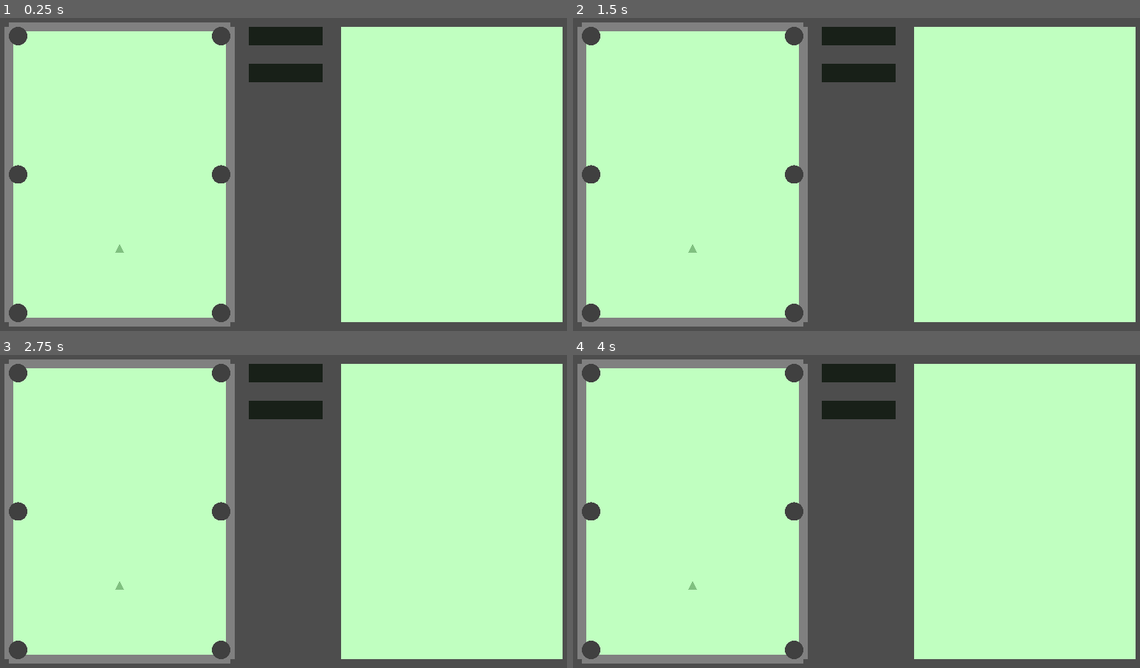
Above: before the commit, frames 1-4 (two rows, left to right).
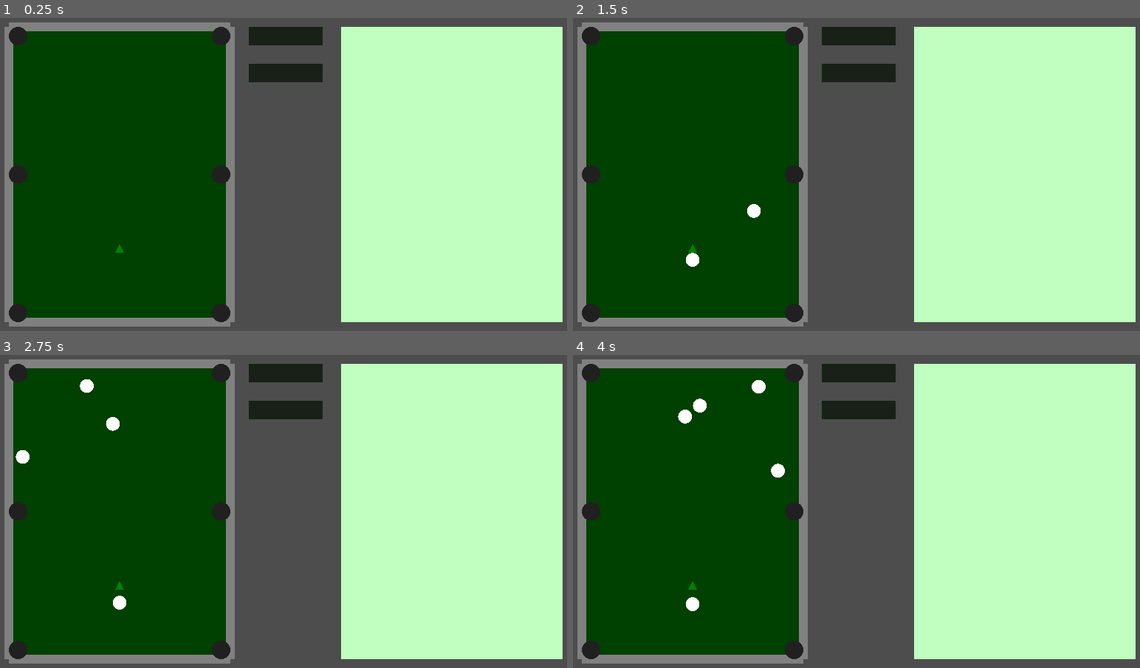
Above: after the commit, the same moments.

Repository: kamikoloss/gamball
Game: Godot game, scene res://scenes/main.tscn
The game is run twice, just before and just after one commit, with the same random seed, the same clock (stepped at 60 frames per second) and the same inputs.
Inputs:
- Up to frame 1 (0.25 s): no input
- Up to frame 2 (1.5 s): tap Enter at 0.5, 0.6 s; tap Space at 0.77, 0.8, 1.07, 1.35 s
- Up to frame 3 (2.75 s): tap Space at 1.52, 1.82, 2.3 s; tap Enter at 1.55, 2.1 s
- Up to frame 4 (4 s): tap Enter at 2.85 s; tap Space at 3.02, 3.32, 3.6, 3.77 s

The runs differ from the first frame. In frame 1, 35% of the frame differs, in the area x 1-41%, y 2-98%; in frame 2, 35%; in frame 3, 35%; in frame 4, 35%.

Commit message:
ball, pocket シーンを作成した

Diff:
--- /dev/null
+++ b/scenes/ball.tscn
@@ -0,0 +1,30 @@
+[gd_scene load_steps=4 format=3 uid="uid://0yg37qutkxad"]
+
+[ext_resource type="Texture2D" uid="uid://68w2c4eh23er" path="res://images/base_circle.png" id="1_8km44"]
+
+[sub_resource type="PhysicsMaterial" id="PhysicsMaterial_nh6hv"]
+bounce = 0.8
+
+[sub_resource type="CircleShape2D" id="CircleShape2D_rn34c"]
+radius = 15.0
+
+[node name="Ball" type="RigidBody2D"]
+physics_material_override = SubResource("PhysicsMaterial_nh6hv")
+
+[node name="TextureRect" type="TextureRect" parent="."]
+anchors_preset = 8
+anchor_left = 0.5
+anchor_top = 0.5
+anchor_right = 0.5
+anchor_bottom = 0.5
+offset_left = -15.0
+offset_top = -15.0
+offset_right = 15.0
+offset_bottom = 15.0
+grow_horizontal = 2
+grow_vertical = 2
+texture = ExtResource("1_8km44")
+expand_mode = 1
+
+[node name="CollisionShape2D" type="CollisionShape2D" parent="."]
+shape = SubResource("CircleShape2D_rn34c")
--- a/scenes/main.tscn
+++ b/scenes/main.tscn
@@ -1,24 +1,47 @@
-[gd_scene load_steps=6 format=3 uid="uid://l2y3sq1ikgmx"]
-
+[gd_scene load_steps=9 format=3 uid="uid://l2y3sq1ikgmx"]
+
+[ext_resource type="Script" path="res://scripts/main.gd" id="1_h2e4g"]
 [ext_resource type="Texture2D" uid="uid://cuhvjunofueei" path="res://images/base_square.png" id="1_jd8wc"]
+[ext_resource type="Script" path="res://scripts/billiards.gd" id="2_5y3bg"]
 [ext_resource type="Texture2D" uid="uid://dt3h4qyqg6tp6" path="res://images/base_triangle.png" id="2_k3p6f"]
-[ext_resource type="Texture2D" uid="uid://68w2c4eh23er" path="res://images/base_circle.png" id="2_svx0d"]
+[ext_resource type="PackedScene" uid="uid://0yg37qutkxad" path="res://scenes/ball.tscn" id="4_ldgjm"]
+[ext_resource type="PackedScene" uid="uid://d0im3e50587p1" path="res://scenes/pocket.tscn" id="6_wvfqf"]
+
+[sub_resource type="RectangleShape2D" id="RectangleShape2D_uhuas"]
 
 [sub_resource type="RectangleShape2D" id="RectangleShape2D_fi0lo"]
 
-[sub_resource type="CircleShape2D" id="CircleShape2D_i0j7q"]
-
 [node name="Main" type="Node"]
-
-[node name="Billiards" type="Node2D" parent="."]
-
-[node name="TextureRect" type="TextureRect" parent="Billiards"]
-self_modulate = Color(0.752941, 1, 0.752941, 1)
-offset_left = 40.0
-offset_top = 40.0
-offset_right = 520.0
-offset_bottom = 680.0
-texture = ExtResource("1_jd8wc")
+script = ExtResource("1_h2e4g")
+
+[node name="Billiards" type="Node2D" parent="." node_paths=PackedStringArray("_start_point", "_balls")]
+script = ExtResource("2_5y3bg")
+_ball_scene = ExtResource("4_ldgjm")
+_start_point = NodePath("Points/StartPoint")
+_balls = NodePath("Balls")
+
+[node name="Board" type="Area2D" parent="Billiards"]
+position = Vector2(280, 360)
+scale = Vector2(24, 32)
+priority = 10
+gravity_space_override = 3
+gravity_point_center = Vector2(0, 0)
+gravity_direction = Vector2(0, 0)
+gravity = 0.0
+linear_damp_space_override = 3
+linear_damp = 1.0
+
+[node name="TextureRect" type="TextureRect" parent="Billiards/Board"]
+self_modulate = Color(0, 0.25098, 0, 1)
+offset_left = -10.0
+offset_top = -10.0
+offset_right = 10.0
+offset_bottom = 10.0
+texture = ExtResource("1_jd8wc")
+expand_mode = 1
+
+[node name="CollisionShape2D" type="CollisionShape2D" parent="Billiards/Board"]
+shape = SubResource("RectangleShape2D_uhuas")
 
 [node name="Points" type="Node2D" parent="Billiards"]
 
@@ -26,7 +49,7 @@
 position = Vector2(280, 520)
 
 [node name="TextureRect" type="TextureRect" parent="Billiards/Points/StartPoint"]
-self_modulate = Color(0.501961, 0.752941, 0.501961, 1)
+self_modulate = Color(0, 0.501961, 0, 1)
 anchors_preset = 8
 anchor_left = 0.5
 anchor_top = 0.5
@@ -42,13 +65,13 @@
 expand_mode = 1
 
 [node name="Walls" type="Node2D" parent="Billiards"]
+modulate = Color(0.501961, 0.501961, 0.501961, 1)
 
 [node name="Wall" type="StaticBody2D" parent="Billiards/Walls"]
 position = Vector2(280, 40)
 scale = Vector2(24, 1)
 
 [node name="TextureRect" type="TextureRect" parent="Billiards/Walls/Wall"]
-self_modulate = Color(0.501961, 0.501961, 0.501961, 1)
 anchors_preset = 8
 anchor_left = 0.5
 anchor_top = 0.5
@@ -71,7 +94,6 @@
 scale = Vector2(24, 1)
 
 [node name="TextureRect" type="TextureRect" parent="Billiards/Walls/Wall2"]
-self_modulate = Color(0.501961, 0.501961, 0.501961, 1)
 anchors_preset = 8
 anchor_left = 0.5
 anchor_top = 0.5
@@ -94,7 +116,6 @@
 scale = Vector2(1, 32)
 
 [node name="TextureRect" type="TextureRect" parent="Billiards/Walls/Wall3"]
-self_modulate = Color(0.501961, 0.501961, 0.501961, 1)
 anchors_preset = 8
 anchor_left = 0.5
 anchor_top = 0.5
@@ -117,7 +138,6 @@
 scale = Vector2(1, 32)
 
 [node name="TextureRect" type="TextureRect" parent="Billiards/Walls/Wall4"]
-self_modulate = Color(0.501961, 0.501961, 0.501961, 1)
 anchors_preset = 8
 anchor_left = 0.5
 anchor_top = 0.5
@@ -136,144 +156,26 @@
 shape = SubResource("RectangleShape2D_fi0lo")
 
 [node name="Pockets" type="Node2D" parent="Billiards"]
-
-[node name="Pocket" type="Area2D" parent="Billiards/Pockets"]
-position = Vector2(60, 60)
-scale = Vector2(2, 2)
-
-[node name="TextureRect" type="TextureRect" parent="Billiards/Pockets/Pocket"]
-self_modulate = Color(0.25098, 0.25098, 0.25098, 1)
-anchors_preset = 8
-anchor_left = 0.5
-anchor_top = 0.5
-anchor_right = 0.5
-anchor_bottom = 0.5
-offset_left = -10.0
-offset_top = -10.0
-offset_right = 10.0
-offset_bottom = 10.0
-grow_horizontal = 2
-grow_vertical = 2
-texture = ExtResource("2_svx0d")
-expand_mode = 1
-
-[node name="CollisionShape2D" type="CollisionShape2D" parent="Billiards/Pockets/Pocket"]
-shape = SubResource("CircleShape2D_i0j7q")
-
-[node name="Pocket2" type="Area2D" parent="Billiards/Pockets"]
+modulate = Color(0.12549, 0.12549, 0.12549, 1)
+
+[node name="Pocket" parent="Billiards/Pockets" instance=ExtResource("6_wvfqf")]
+
+[node name="Pocket2" parent="Billiards/Pockets" instance=ExtResource("6_wvfqf")]
 position = Vector2(60, 360)
-scale = Vector2(2, 2)
-
-[node name="TextureRect" type="TextureRect" parent="Billiards/Pockets/Pocket2"]
-self_modulate = Color(0.25098, 0.25098, 0.25098, 1)
-anchors_preset = 8
-anchor_left = 0.5
-anchor_top = 0.5
-anchor_right = 0.5
-anchor_bottom = 0.5
-offset_left = -10.0
-offset_top = -10.0
-offset_right = 10.0
-offset_bottom = 10.0
-grow_horizontal = 2
-grow_vertical = 2
-texture = ExtResource("2_svx0d")
-expand_mode = 1
-
-[node name="CollisionShape2D" type="CollisionShape2D" parent="Billiards/Pockets/Pocket2"]
-shape = SubResource("CircleShape2D_i0j7q")
-
-[node name="Pocket3" type="Area2D" parent="Billiards/Pockets"]
+
+[node name="Pocket3" parent="Billiards/Pockets" instance=ExtResource("6_wvfqf")]
 position = Vector2(60, 660)
-scale = Vector2(2, 2)
-
-[node name="TextureRect" type="TextureRect" parent="Billiards/Pockets/Pocket3"]
-self_modulate = Color(0.25098, 0.25098, 0.25098, 1)
-anchors_preset = 8
-anchor_left = 0.5
-anchor_top = 0.5
-anchor_right = 0.5
-anchor_bottom = 0.5
-offset_left = -10.0
-offset_top = -10.0
-offset_right = 10.0
-offset_bottom = 10.0
-grow_horizontal = 2
-grow_vertical = 2
-texture = ExtResource("2_svx0d")
-expand_mode = 1
-
-[node name="CollisionShape2D" type="CollisionShape2D" parent="Billiards/Pockets/Pocket3"]
-shape = SubResource("CircleShape2D_i0j7q")
-
-[node name="Pocket4" type="Area2D" parent="Billiards/Pockets"]
+
+[node name="Pocket4" parent="Billiards/Pockets" instance=ExtResource("6_wvfqf")]
 position = Vector2(500, 60)
-scale = Vector2(2, 2)
-
-[node name="TextureRect" type="TextureRect" parent="Billiards/Pockets/Pocket4"]
-self_modulate = Color(0.25098, 0.25098, 0.25098, 1)
-anchors_preset = 8
-anchor_left = 0.5
-anchor_top = 0.5
-anchor_right = 0.5
-anchor_bottom = 0.5
-offset_left = -10.0
-offset_top = -10.0
-offset_right = 10.0
-offset_bottom = 10.0
-grow_horizontal = 2
-grow_vertical = 2
-texture = ExtResource("2_svx0d")
-expand_mode = 1
-
-[node name="CollisionShape2D" type="CollisionShape2D" parent="Billiards/Pockets/Pocket4"]
-shape = SubResource("CircleShape2D_i0j7q")
-
-[node name="Pocket5" type="Area2D" parent="Billiards/Pockets"]
+
+[node name="Pocket5" parent="Billiards/Pockets" instance=ExtResource("6_wvfqf")]
 position = Vector2(500, 360)
-scale = Vector2(2, 2)
-
-[node name="TextureRect" type="TextureRect" parent="Billiards/Pockets/Pocket5"]
-self_modulate = Color(0.25098, 0.25098, 0.25098, 1)
-anchors_preset = 8
-anchor_left = 0.5
-anchor_top = 0.5
-anchor_right = 0.5
-anchor_bottom = 0.5
-offset_left = -10.0
-offset_top = -10.0
-offset_right = 10.0
-offset_bottom = 10.0
-grow_horizontal = 2
-grow_vertical = 2
-texture = ExtResource("2_svx0d")
-expand_mode = 1
-
-[node name="CollisionShape2D" type="CollisionShape2D" parent="Billiards/Pockets/Pocket5"]
-shape = SubResource("CircleShape2D_i0j7q")
-
-[node name="Pocket6" type="Area2D" parent="Billiards/Pockets"]
+
+[node name="Pocket6" parent="Billiards/Pockets" instance=ExtResource("6_wvfqf")]
 position = Vector2(500, 660)
-scale = Vector2(2, 2)
-
-[node name="TextureRect" type="TextureRect" parent="Billiards/Pockets/Pocket6"]
-self_modulate = Color(0.25098, 0.25098, 0.25098, 1)
-anchors_preset = 8
-anchor_left = 0.5
-anchor_top = 0.5
-anchor_right = 0.5
-anchor_bottom = 0.5
-offset_left = -10.0
-offset_top = -10.0
-offset_right = 10.0
-offset_bottom = 10.0
-grow_horizontal = 2
-grow_vertical = 2
-texture = ExtResource("2_svx0d")
-expand_mode = 1
-
-[node name="CollisionShape2D" type="CollisionShape2D" parent="Billiards/Pockets/Pocket6"]
-shape = SubResource("CircleShape2D_i0j7q")
+
+[node name="Balls" type="Node2D" parent="Billiards"]
 
 [node name="Pachinko" type="Node2D" parent="."]
 
@@ -288,8 +190,6 @@
 [node name="UI" type="Control" parent="."]
 layout_mode = 3
 anchors_preset = 0
-offset_right = 40.0
-offset_bottom = 40.0
 
 [node name="TextureRect" type="TextureRect" parent="UI"]
 modulate = Color(0.12549, 0.12549, 0.12549, 1)
--- /dev/null
+++ b/scenes/pocket.tscn
@@ -0,0 +1,39 @@
+[gd_scene load_steps=4 format=3 uid="uid://d0im3e50587p1"]
+
+[ext_resource type="Texture2D" uid="uid://68w2c4eh23er" path="res://images/base_circle.png" id="1_3kxer"]
+
+[sub_resource type="CircleShape2D" id="CircleShape2D_i0j7q"]
+
+[sub_resource type="CircleShape2D" id="CircleShape2D_eafxn"]
+radius = 20.0
+
+[node name="Pocket" type="Area2D"]
+position = Vector2(60, 60)
+scale = Vector2(2, 2)
+
+[node name="TextureRect" type="TextureRect" parent="."]
+anchors_preset = 8
+anchor_left = 0.5
+anchor_top = 0.5
+anchor_right = 0.5
+anchor_bottom = 0.5
+offset_left = -10.0
+offset_top = -10.0
+offset_right = 10.0
+offset_bottom = 10.0
+grow_horizontal = 2
+grow_vertical = 2
+texture = ExtResource("1_3kxer")
+expand_mode = 1
+
+[node name="CollisionShape2D" type="CollisionShape2D" parent="."]
+shape = SubResource("CircleShape2D_i0j7q")
+
+[node name="Area2D" type="Area2D" parent="."]
+priority = 11
+gravity_space_override = 2
+gravity_point = true
+gravity = 3000.0
+
+[node name="CollisionShape2D" type="CollisionShape2D" parent="Area2D"]
+shape = SubResource("CircleShape2D_eafxn")
--- /dev/null
+++ b/scripts/billiards.gd
@@ -0,0 +1,44 @@
+class_name Billiards
+extends Node2D
+
+
+@export var _ball_scene: PackedScene
+
+@export var _start_point: Node2D
+@export var _balls: Node2D
+
+
+var _current_ball: RigidBody2D
+
+
+func _ready() -> void:
+	pass
+
+
+func _process(delta: float) -> void:
+	pass
+
+
+
+func _input(event: InputEvent) -> void:
+	if event is InputEventKey and event.is_pressed():
+		match event.keycode:
+			KEY_ENTER:
+				_spawn_ball()
+			KEY_SPACE:
+				_shoot_ball()
+
+
+func _spawn_ball() -> void:
+	var ball: RigidBody2D = _ball_scene.instantiate()
+	ball.position = _start_point.position
+	_balls.add_child(ball)
+	_current_ball = ball
+
+
+func _shoot_ball() -> void:
+	if not _current_ball:
+		return
+	var force_x = randf_range(-1, 1) * 50000
+	var force_y = -1 * 50000
+	_current_ball.apply_force(Vector2(force_x, force_y))
